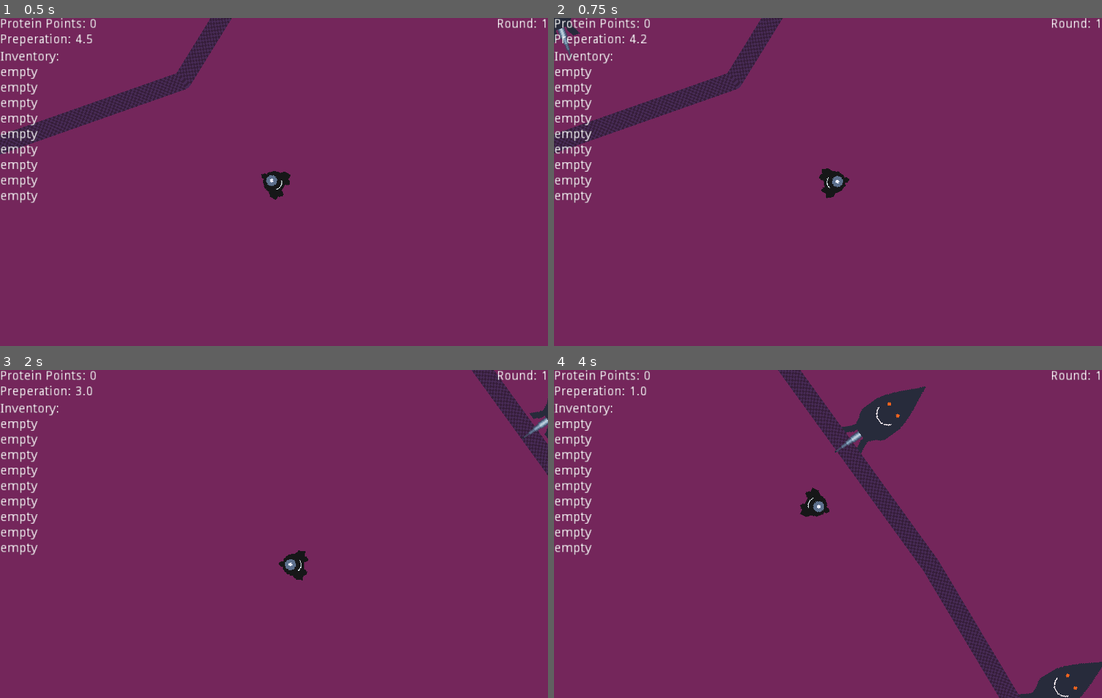
Above: before the commit, frames 1-4 (two rows, left to right).
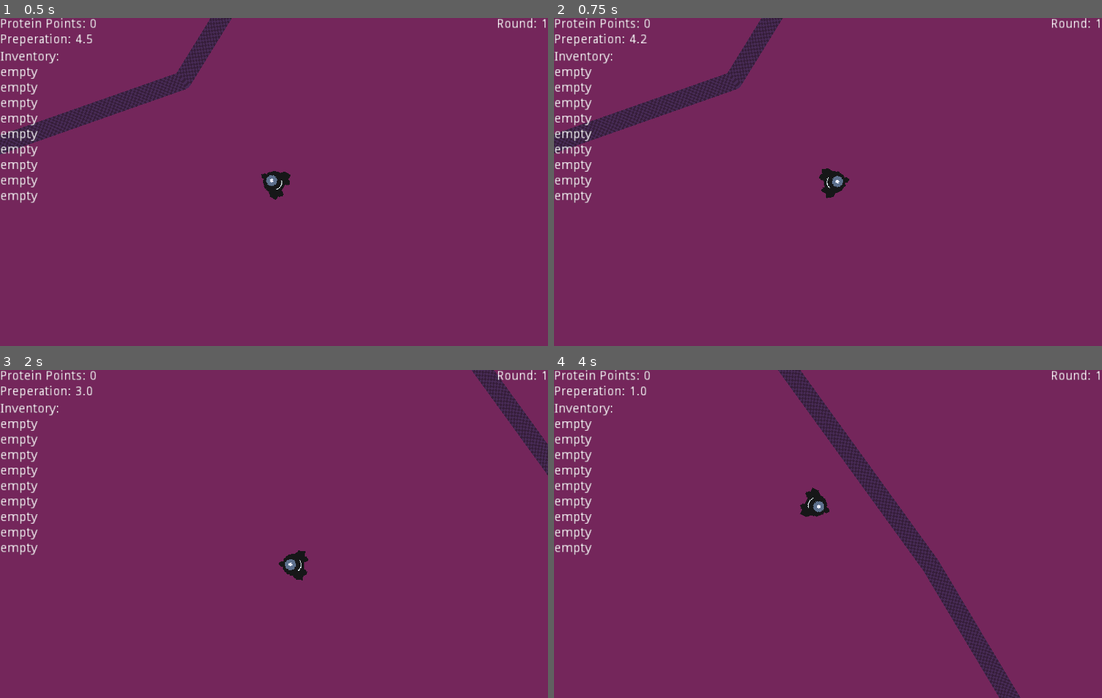
Above: after the commit, the same moments.

Repository: mrbenshef/CellDefence
Game: Godot game, scene res://World.tscn
The game is run twice, just before and just after one commit, with the same random seed, the same clock (stepped at 60 frames per second) and the same inputs.
Inputs (mouse positions are in pixels of both pictures, inside the frame that each line leads up to):
- Up to frame 1 (0.5 s): no input
- Up to frame 2 (0.75 s): tap Enter at 0.5 s; move the mouse to (948, 165) at 0.52 s; hold D (right) from 0.53 s (still down); tap E (interact) at 0.6 s
- Up to frame 3 (2 s): move the mouse to (164, 550) at 1.27 s; release D (right) at 1.28 s; hold S (down) from 1.28 s (still down); click (164, 550) at 1.35 s
- Up to frame 4 (4 s): move the mouse to (882, 461) at 2.02 s; release S (down) at 2.03 s; hold D (right) 2.03-2.78 s; tap E (interact) at 2.1, 3.6 s; move the mouse to (800, 599) at 2.77 s; hold W (up) 2.78-3.53 s; click (800, 599) at 2.85 s; move the mouse to (992, 583) at 3.52 s; hold A (left) from 3.53 s (still down)

Frame 1 is identical in both runs. In frame 2, 0.2% of the frame differs, in the area x 0-5%, y 0-13%; in frame 3, 0.2%; in frame 4, 2.3%, in the area x 51-100%, y 5-100%.

Commit message:
feat: increase viruses, spawn count and spawn rate as rounds increase

Diff:
--- a/DNA.tscn
+++ b/DNA.tscn
@@ -29,6 +29,7 @@
 
 [node name="Area2D" type="Area2D" parent="."]
 rotation = -1.5708
+monitorable = false
 collision_mask = 2
 __meta__ = {
 "_edit_group_": true
--- a/World.gd
+++ b/World.gd
@@ -5,19 +5,49 @@
 export (PackedScene) var TURRET
 export (PackedScene) var VIRUS
 
-onready var spawnPoint : Vector2 = $SpawnPoint.position
 var viruses : Array = []
-var spawn_count : int = 1
+var spawn_point_idxs : Array = []
+var spawn_count : int = 0
 var round_number : int = 0
 
 var protein : int = 0
 
 func _ready():
+	for i in range($VirusLandingZones.get_child_count()):
+		spawn_point_idxs.append(i)
 	start_round()
+
+func round_virus_count(r):
+	match r:
+		1: return 1
+		2: return 2
+		3: return 3
+		4: return 5
+		5: return 8
+		6: return 10
+		7: return 13
+		_: return $VirusLandingZones.get_child_count()
+
+func round_spawn_count(r):
+	return r * 10
+
+func round_spawn_interval(r):
+	match r:
+		1: return 0.5
+		2: return 0.4
+		3: return 0.35
+		4: return 0.32
+		5: return 0.31
+		6: return 0.3
+		_: return 0.25
 
 func start_round():
 	round_number += 1
 	$HUD/RoundLabel.text = "Round: " + str(round_number)
+
+	# Round settings
+	spawn_count = round_spawn_count(round_number)
+	$SpawnTimer.wait_time = round_spawn_interval(round_number)
 
 	# Set preperation phase
 	$PreperationTimer.start()
@@ -28,14 +58,20 @@
 		viruses[i].launch()
 	viruses.clear()
 
+	# Choose a random selection of spawn points
+	var spawn_points : Array = []
+	spawn_point_idxs.shuffle()
+	for i in range(round_virus_count(round_number)):
+		spawn_points.append(spawn_point_idxs[i])
+
 	# Spawn new viruses
-	for position in $VirusLandingZones.get_children():
+	for i in spawn_points:
+		var position : Node2D = $VirusLandingZones.get_child(i)
 		var virus = VIRUS.instance()
 		virus.transform = position.transform
 		add_child(virus)
 		viruses.append(virus)
 		virus.land()
-
 
 func _process(_delta):
 	if !$PreperationTimer.is_stopped():
